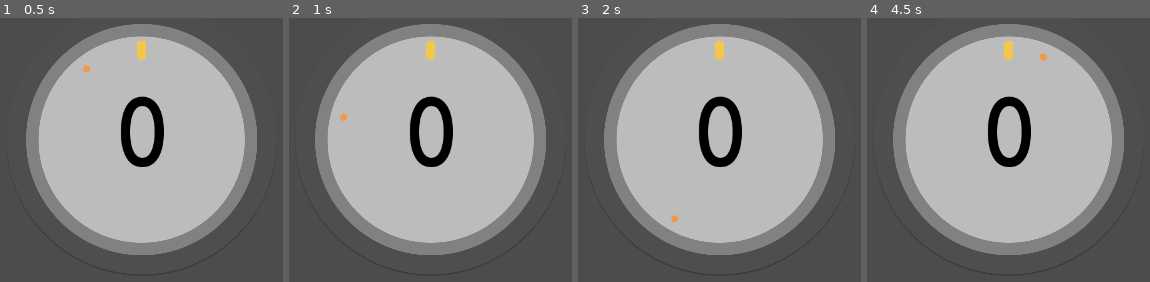
Above: before the commit, frames 1-4 (left to right).
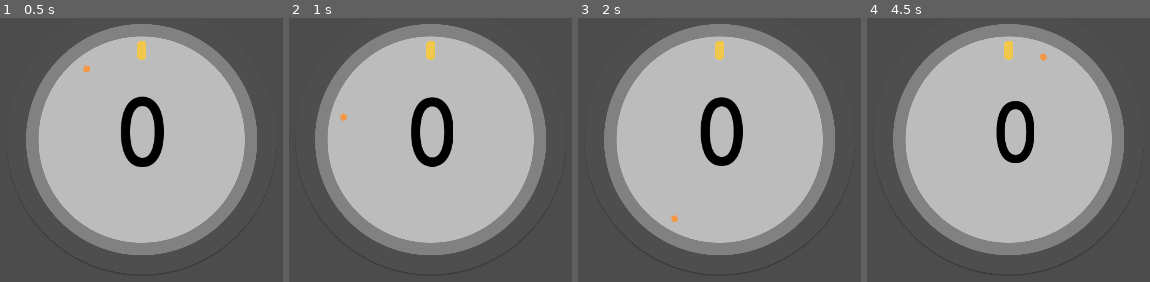
Above: after the commit, the same moments.

Repository: takecare/popthelock
Game: Godot game, scene res://scenes/Main.tscn
Same seed, same stepped clock (60 frames per second), same inputs: the game is played once before the commit and once after it. The engine's default icon, where the game draws it, is replaced by a stand-in: a white triangle on a blue panel in a dark square.
Inputs (mouse positions are in pixels of both pictures, inside the frame that each line leads up to):
- Up to frame 1 (0.5 s): no input
- Up to frame 2 (1 s): tap Enter at 0.5 s; move the mouse to (529, 123) at 0.52 s; tap T at 0.6 s
- Up to frame 3 (2 s): move the mouse to (628, 202) at 1.27 s; click (628, 202) at 1.35 s; tap T at 1.55 s
- Up to frame 4 (4.5 s): move the mouse to (outside the picture) at 2.02 s; tap T at 2.1, 3.05, 3.8 s; move the mouse to (outside the picture) at 2.77 s; tap G at 2.85 s; tap Space at 3.5 s; move the mouse to (outside the picture) at 3.52 s; tap H at 3.6 s; move the mouse to (872, 44) at 4.27 s; tap F at 4.35 s

Frame 1 is identical in both runs. In frame 2, 0.6% of the frame differs, in the area x 42-58%, y 29-57%; in frame 3, 0.7%; in frame 4, 2.3%, in the area x 42-60%, y 29-57%.
Error in both runs: Invalid call. Nonexistent function 'increase' in base 'CenterContainer (ScoreLayer.gd)'. (res://scripts/Score.gd:34)

Commit message:
attempt to use tween to scale

Diff:
--- a/scenes/Score.tscn
+++ b/scenes/Score.tscn
@@ -7,5 +7,7 @@
 z_as_relative = false
 script = ExtResource( 1 )
 
+[node name="Tween" type="Tween" parent="."]
+
 [node name="CurrentScoreLayer" parent="." instance=ExtResource( 2 )]
 score = 1
--- a/scripts/Score.gd
+++ b/scripts/Score.gd
@@ -32,4 +32,7 @@
     currentScoreLayer.reset()
   elif event.scancode == KEY_F:
     currentScoreLayer.increase()
+  elif event.scancode == KEY_T:
+    $Tween.interpolate_property($CurrentScoreLayer/HBoxContainer, "rect_scale", Vector2(1,1), Vector2(0,0), 2, Tween.TRANS_CUBIC, Tween.EASE_IN_OUT)
+    $Tween.start()
   get_tree().set_input_as_handled()
